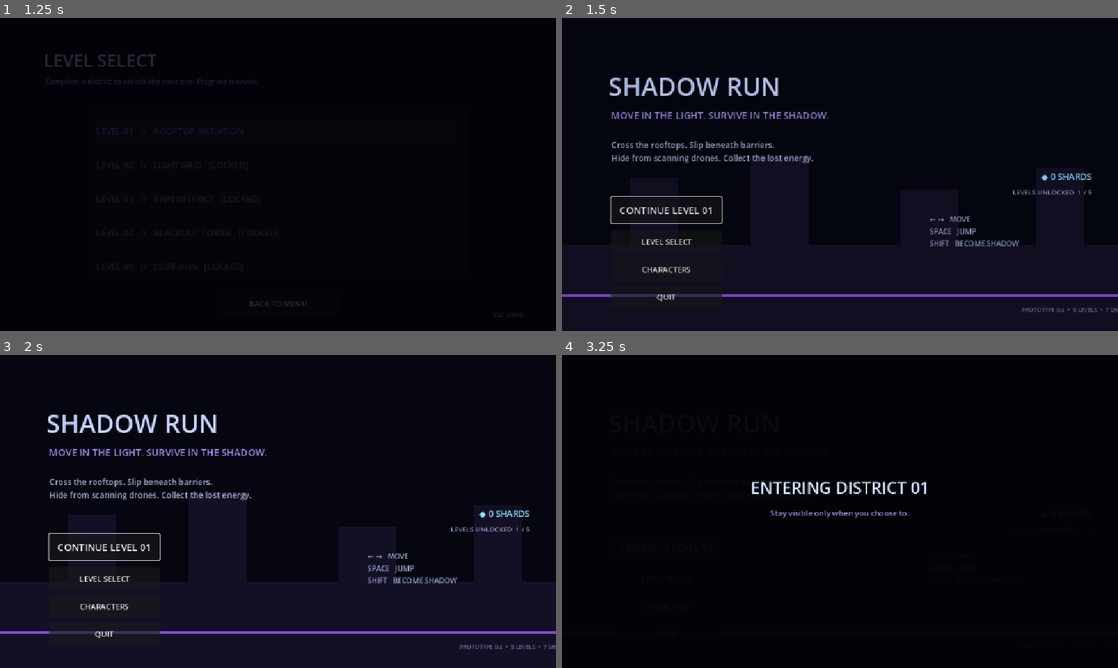
Above: before the commit, frames 1-4 (two rows, left to right).
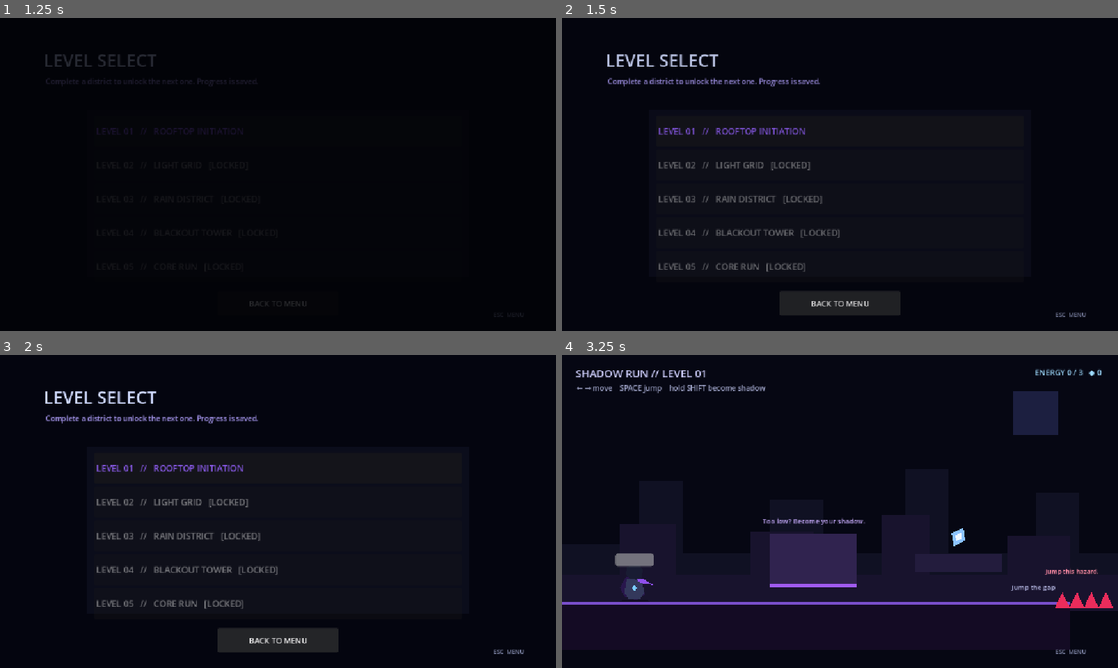
Above: after the commit, the same moments.

Repository: Yass29/shadow-run
Game: Godot game, scene res://main_menu.tscn
Same seed, same stepped clock (60 frames per second), same inputs: the game is played once before the commit and once after it.
Inputs (mouse positions are in pixels of both pictures, inside the frame that each line leads up to):
- Up to frame 1 (1.25 s): click "LEVEL SELECT" at 0.5 s
- Up to frame 2 (1.5 s): click "BACK TO MENU" at 1.25 s
- Up to frame 3 (2 s): no input
- Up to frame 4 (3.25 s): click (840, 467) at 2 s, where only the run after the commit has a clickable "LEVEL 01 // ROOFTOP INITIATION"; click (667, 545) at 2.75 s, where only the run before the commit has a clickable "CONTINUE LEVEL 01"

Frame 1 is identical in both runs. In frame 2, 6.8% of the frame differs, in the area x 0-100%, y 11-96%; in frame 3, 7.0%; in frame 4, 41%, in the area x 0-100%, y 4-96%.

Commit message:
Add level intro transitions

Diff:
--- a/level_select.gd
+++ b/level_select.gd
@@ -40,7 +40,10 @@
 		list.add_child(row)
 
 func _open_level(scene_path: String) -> void:
-	get_tree().change_scene_to_file(scene_path)
+	var number_text := scene_path.get_file().trim_prefix("level").trim_suffix(".tscn")
+	var number := int(number_text)
+	var names := {1: "ROOFTOP INITIATION", 2: "LIGHT GRID", 3: "RAIN DISTRICT", 4: "BLACKOUT TOWER", 5: "CORE RUN"}
+	ScreenTransition.change_scene(scene_path, "LEVEL %02d" % number, str(names.get(number, "SHADOW RUN")))
 
 func _back() -> void:
-	get_tree().change_scene_to_file("res://main_menu.tscn")
+	ScreenTransition.change_scene("res://main_menu.tscn")
